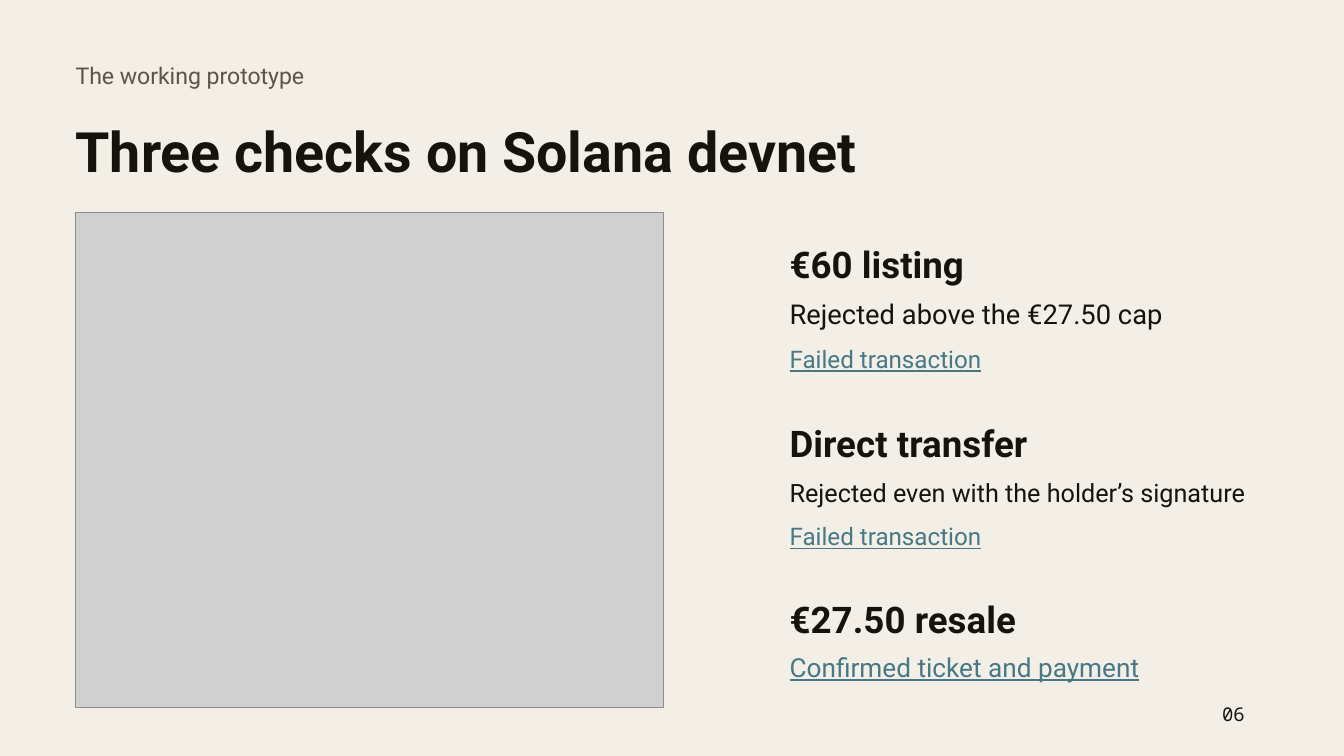
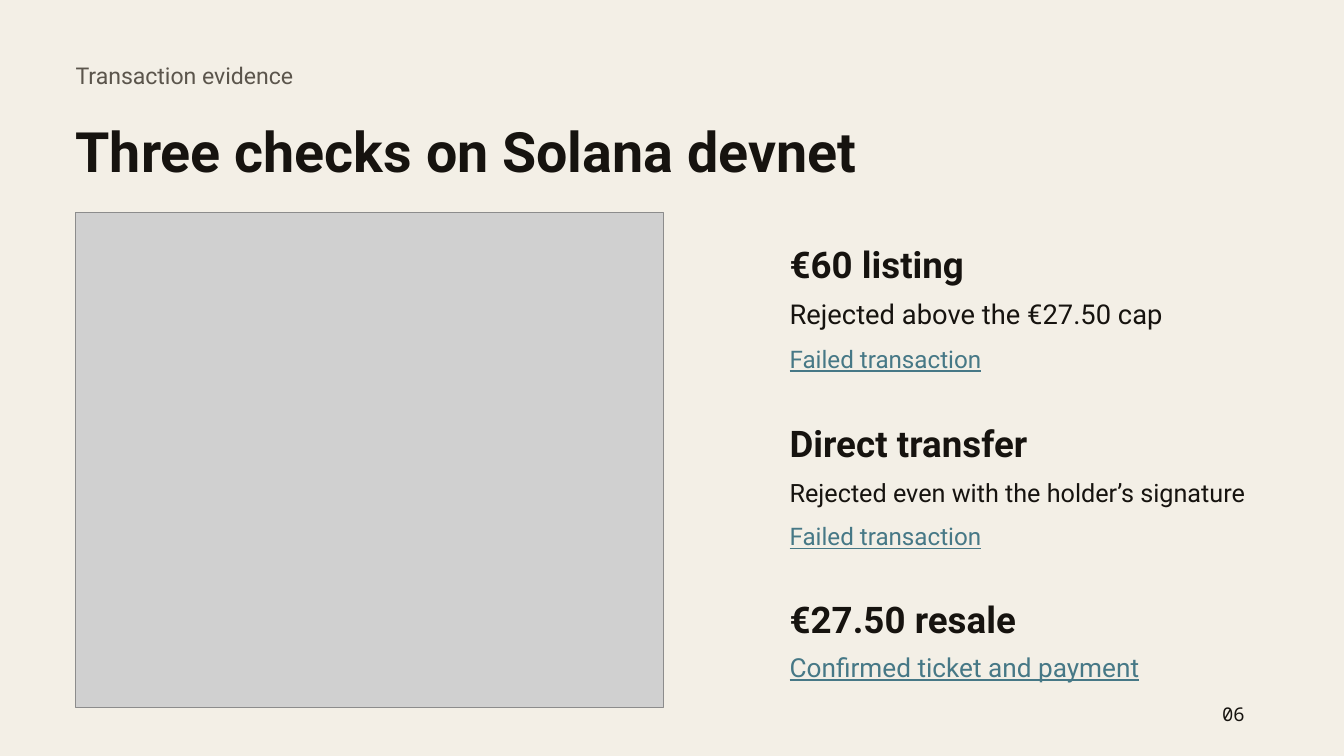
Before and after one commit to rmazz05/fairtix, a slide deck: slide 6 of docs/Fairtix-pitch.pptx. Drawn at 1344x756 pixels with LibreOffice and Linux fonts; fonts in the diff are those of the drawing; grey boxes stand for pictures. Boxes give left, top, right and bottom in pixels: in the first picture for what was removed or moved away, otherwise in the second. Text is boxed around its words. In the diff, an @@ line names an element or a change of style, - is before the commit and + after.

```diff
--- a/docs/Fairtix-pitch.pptx
+++ b/docs/Fairtix-pitch.pptx
@@ text at [76,66,293,84]: text changed @@
-The working prototype
+Transaction evidence
```
Also in this commit, not shown: 4 other slides changed, 3 other files.
